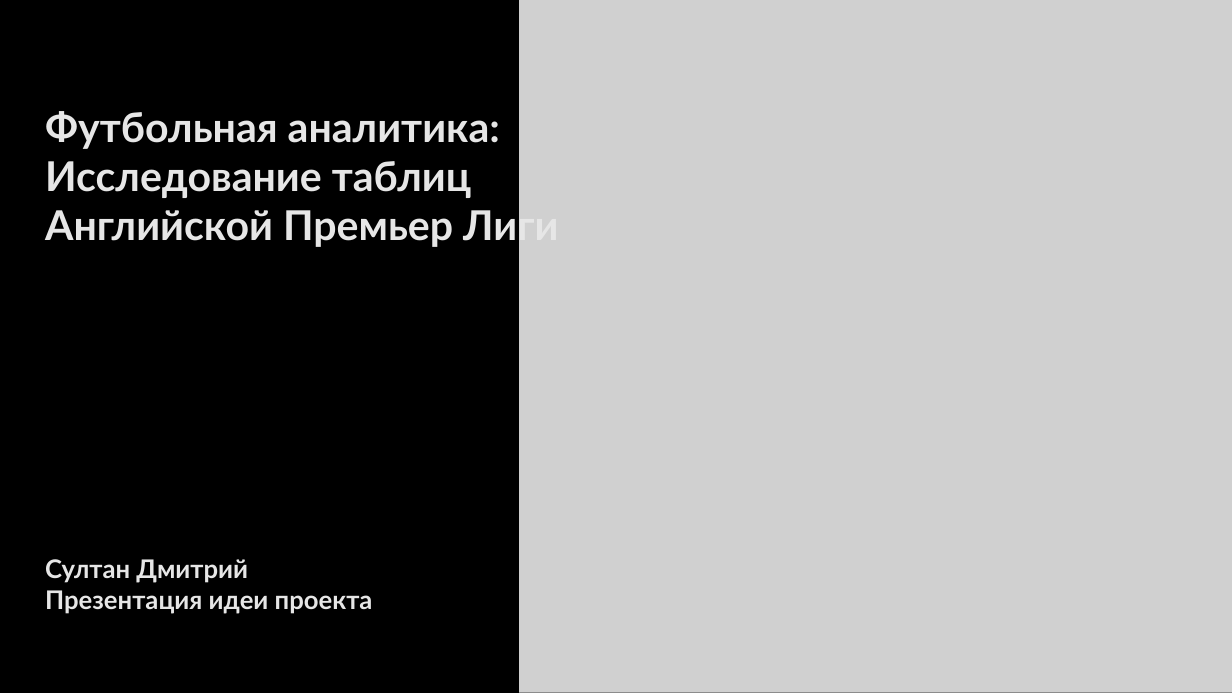
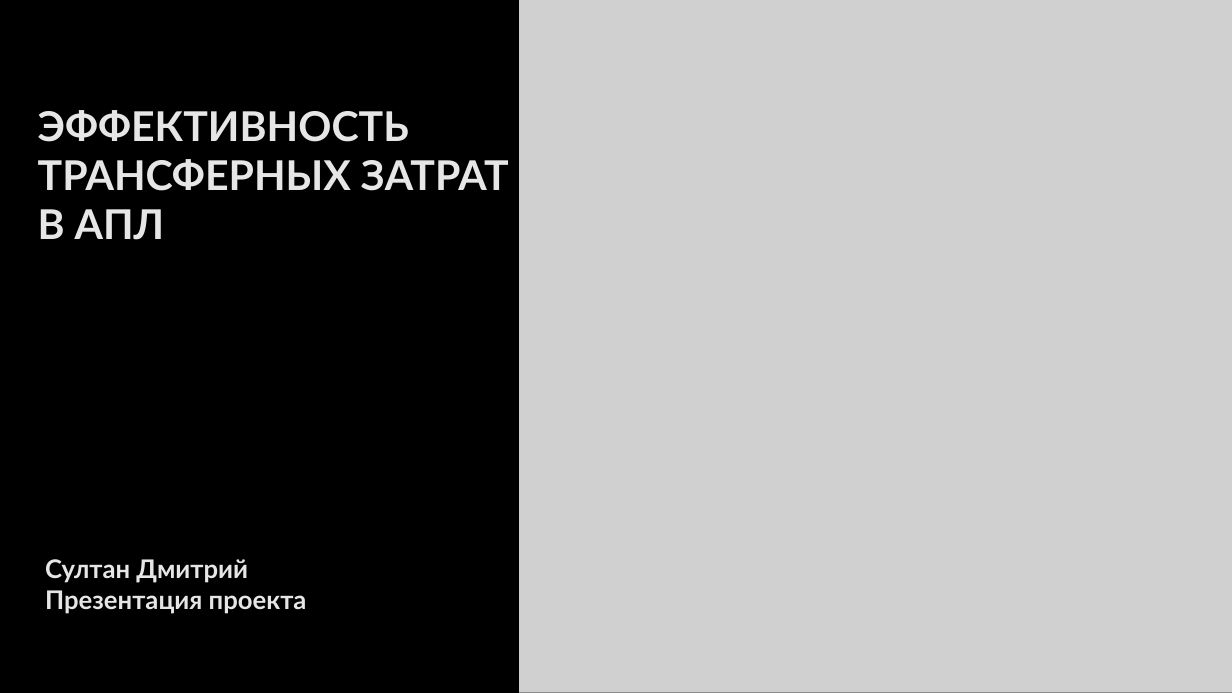
Before and after one commit to dimasultan/APL, a slide deck: slide 1 of АПЛ.pptx. Drawn at 1232x693 pixels with LibreOffice and Linux fonts; fonts in the diff are those of the drawing; grey boxes stand for pictures. Boxes give left, top, right and bottom in pixels: in the first picture for what was removed or moved away, otherwise in the second. Text is boxed around its words. In the diff, an @@ line names an element or a change of style, - is before the commit and + after.

```diff
--- a/АПЛ.pptx
+++ b/АПЛ.pptx
@@ text at (38, 110, 509, 240): text changed @@
-Футбольная аналитика: Исследование таблиц Английской Премьер Лиги
+ЭФФЕКТИВНОСТЬ ТРАНСФЕРНЫХ ЗАТРАТ В АПЛ
@@ text at (45, 590, 307, 614): text changed @@
-Презентация идеи проекта
+Презентация проекта
```
Also in this commit, not shown: 1 other slide changed, 16 slides added.
